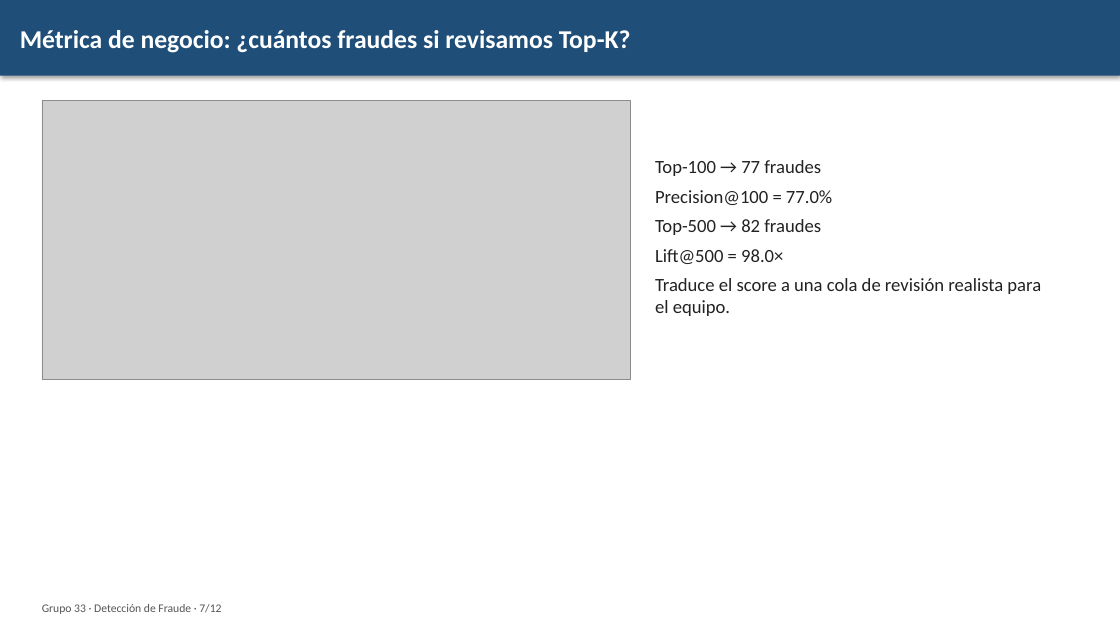
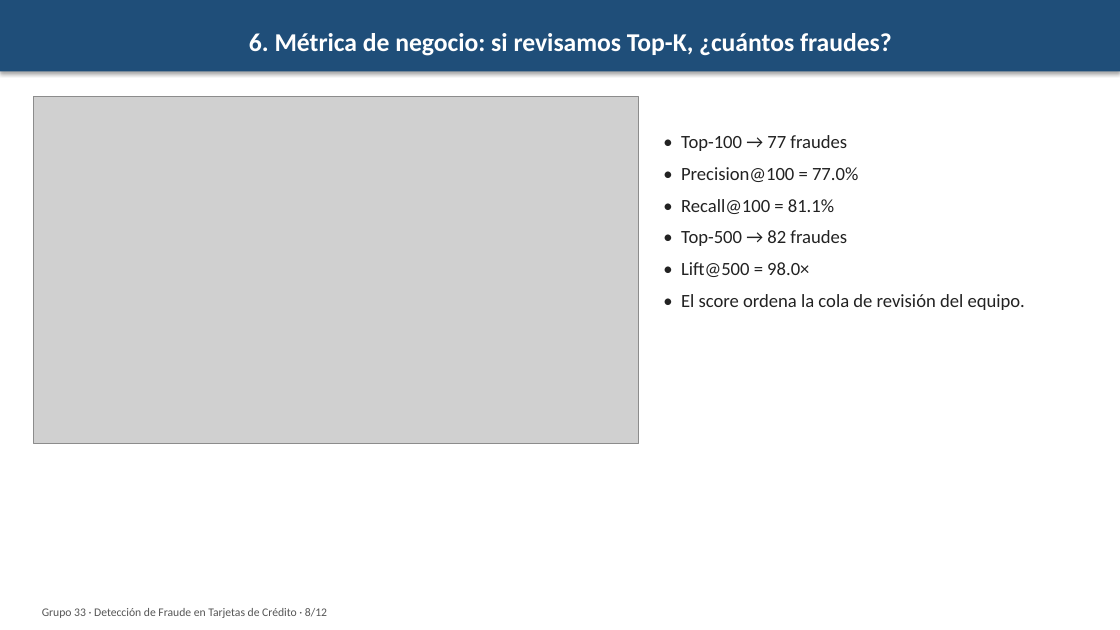
Before and after one commit to SolKidonakis/TP_Final_DataScience, a slide deck: slide 8 of reports/Presentacion_Final_Grupo33.pptx (slide 7 before the commit). Drawn at 1120x630 pixels with LibreOffice and Linux fonts; fonts in the diff are those of the drawing; grey boxes stand for pictures. Boxes give left, top, right and bottom in pixels: in the first picture for what was removed or moved away, otherwise in the second. Text is boxed around its words. In the diff, an @@ line names an element or a change of style, - is before the commit and + after.

```diff
--- a/reports/Presentacion_Final_Grupo33.pptx
+++ b/reports/Presentacion_Final_Grupo33.pptx
@@ rectangle "6. Métrica de negocio: si ...": place and size @@
-rectangle "6. Métrica de negocio: si ..." at <box>0,0,1120,76</box>
+rectangle "6. Métrica de negocio: si ..." at <box>0,0,1120,71</box>
@@ text in rectangle at <box>249,33,892,56</box>: text changed @@
-Métrica de negocio: ¿cuántos fraudes si revisamos Top-K?
+6. Métrica de negocio: si revisamos Top-K, ¿cuántos fraudes?
@@ picture: place and size @@
-picture at <box>42,101,630,379</box>
+picture at <box>34,97,639,444</box>
@@ text at <box>681,135,1025,310</box>: text changed @@
-Top-100 → 77 fraudes
-Precision@100 = 77.0%
-Top-500 → 82 fraudes
-Lift@500 = 98.0×
-Traduce el score a una cola de revisión realista para el equipo.
+• Top-100 → 77 fraudes
+• Precision@100 = 77.0%
+• Recall@100 = 81.1%
+• Top-500 → 82 fraudes
+• Lift@500 = 98.0×
+• El score ordena la cola de revisión del equipo.
@@ text at <box>42,608,327,618</box>: text changed @@
-Grupo 33 · Detección de Fraude · 7/12
+Grupo 33 · Detección de Fraude en Tarjetas de Crédito · 8/12
```
Also in this commit, not shown: 8 other slides changed, 3 slides added, 3 slides removed, 17 other files.
